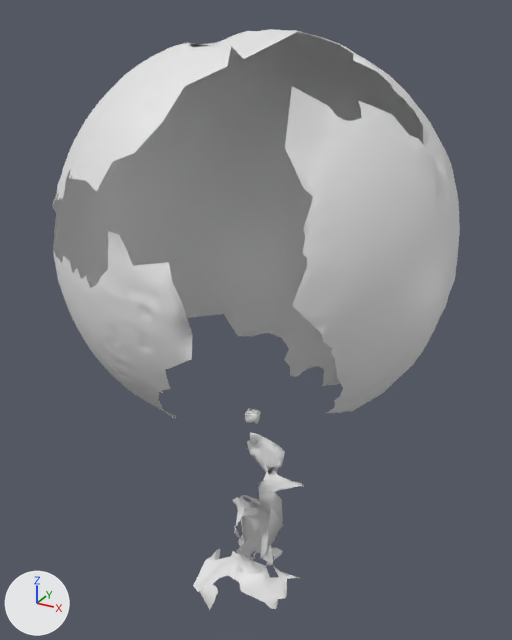
An edit to the OBJ model res/Metalsphere/Gridtest_0_0_2.000001.obj, drawn before and after from the same camera.
One viewpoint serves both versions: a camera (50 mm lens) standing at (-134.0, -892.0, 232.0) and looking at (-390.0, -426.0, 0.0). The axes (+X, +Y, +Z) are drawn at lower left. The lights are the same throughout. Materials are left out; every surface is plain grey. Where no turn or scale is listed for an object, it has been applied to the vertices.

The older version as bpy lines, for what is in view:
```python
me_gridtest_0_0_2_000001 = bpy.data.meshes.new('Gridtest_0_0_2.000001')
me_gridtest_0_0_2_000001.from_pydata(...)  # 12612 vertices, 24932 faces; spans x -534.0..-236.0, y -592.0..-286.0, z -282.0..219.0
me_gridtest_0_0_2_000001.materials.append(mat_gridtest_0_0_2_000001)
# before: 11354 (-304.0, -506.0, 177.0) at pixel (320, 113), 11695 (-303.0, -498.0, 181.0) at pixel (328, 105), 12349 (-313.0, -533.0, 161.0) at pixel (284, 148), 12609 (-310.0, -520.0, 173.0) at pixel (300, 122), 12611 (-318.0, -516.0, 192.0) at pixel (291, 85)
# before: 12419 (-356.0, -582.0, 67.0) at pixel (178, 319), 12421 (-350.0, -579.0, 63.0) at pixel (189, 325), 12510 (-363.0, -580.0, 86.0) at pixel (168, 284), 12533 (-357.0, -583.0, 82.0) at pixel (174, 294), 12539 (-357.0, -583.0, 73.0) at pixel (174, 308)
# before: 12605 (-345.0, -592.0, 83.0) at pixel (182, 302), 12606 (-355.0, -587.0, 91.0) at pixel (172, 282), 12607 (-366.0, -574.0, 98.0) at pixel (168, 262)
ob_gridtest_0_0_2_000001 = bpy.data.objects.new('Gridtest_0_0_2.000001', me_gridtest_0_0_2_000001)
ob_gridtest_0_0_2_000001.location = (0.0, 0.0, 0.0)
```
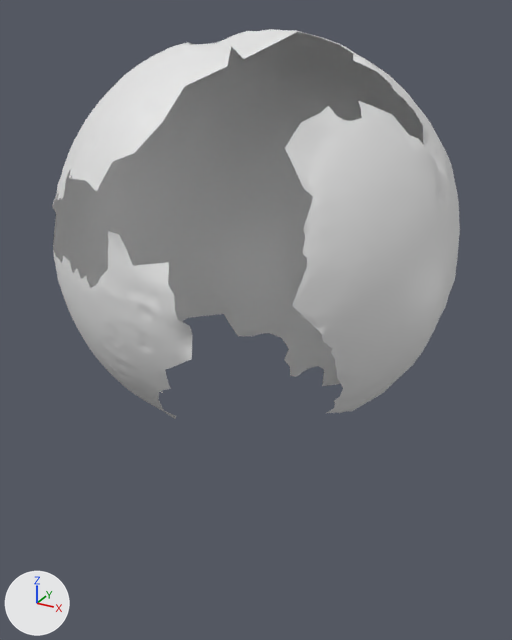
Changed parts and their boxes [x1, y1, x2, y2] in the pictures (512 x 640 px):
'Gridtest_0_0_2.000001', reshaped (33% shorter)
    before: [52, 29, 460, 610]
    after: [52, 29, 460, 419]
part 1 of me_gridtest_0_0_2_000001, deleted
    before: [193, 433, 304, 610]
part 2 of me_gridtest_0_0_2_000001, deleted
    before: [245, 409, 261, 424]
part 3 of me_gridtest_0_0_2_000001, deleted
    before: [285, 86, 328, 147]
part 4 of me_gridtest_0_0_2_000001, deleted
    before: [168, 266, 189, 325]

The change, as a diff of the scene's bpy script:
```diff
--- a/res/Metalsphere/Gridtest_0_0_2.000001.obj.py
+++ b/res/Metalsphere/Gridtest_0_0_2.000001.obj.py
@@ me_gridtest_0_0_2_000001 @@
 me_gridtest_0_0_2_000001.from_pydata(...)  # 12612 vertices, 24932 faces; spans x -534.0..-236.0, y -592.0..-286.0, z -282.0..219.0
 # used by ob_gridtest_0_0_2_000001; location = (0.0, 0.0, 0.0)
 # verts and faces of me_gridtest_0_0_2_000001; kept vertices keep their numbers, new ones are numbered from 12612
+# me_gridtest_0_0_2_000001 part 1: the loose piece of 508 vertices spanning x -437.0..-335.0, y -478.0..-389.0, z -282.0..-101.0 is deleted
+# me_gridtest_0_0_2_000001 part 2: the loose piece of 37 vertices spanning x -395.0..-379.0, y -445.0..-434.0, z -91.0..-78.0 is deleted
+# me_gridtest_0_0_2_000001 part 3
+delete_vertices([12611])  # with the faces that use them
+# me_gridtest_0_0_2_000001 part 4
+delete_vertices([12605, 12606])  # with the faces that use them
```
